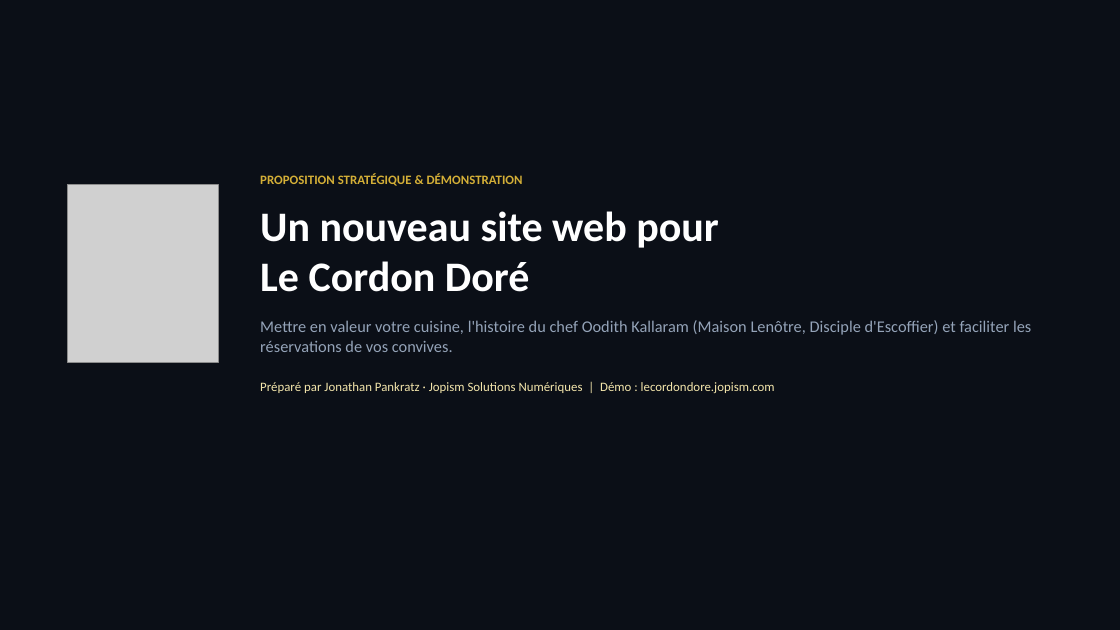
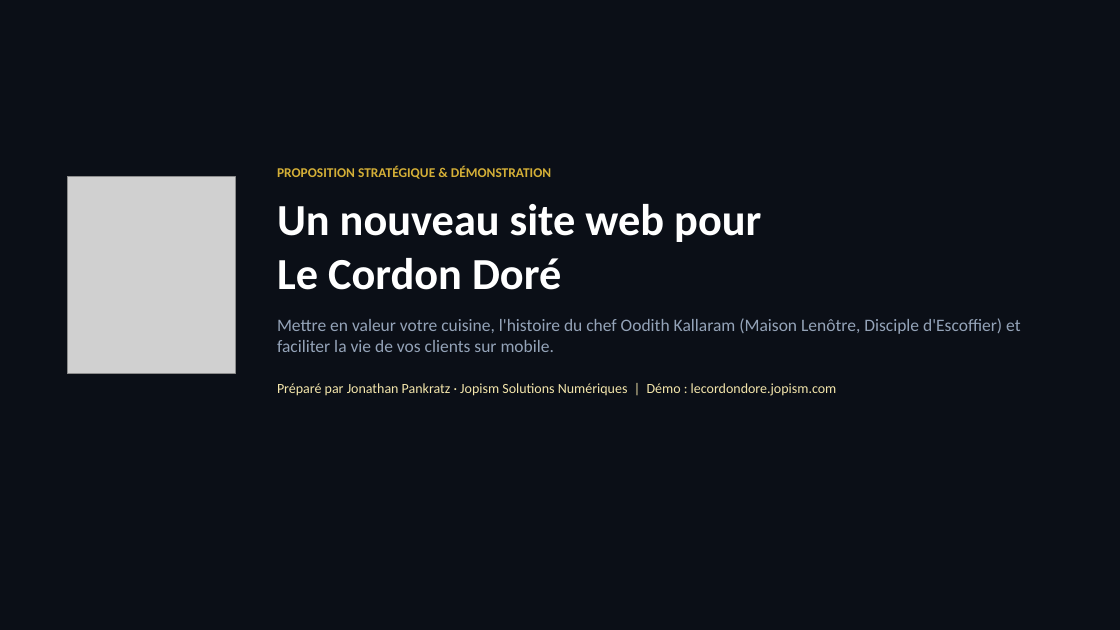
Before and after one commit to JopPank/le-cordon-dore, a slide deck: slide 1 of Presentation-Le-Cordon-Dore.pptx. Drawn at 1120x630 pixels with LibreOffice and Linux fonts; fonts in the diff are those of the drawing; grey boxes stand for pictures. Boxes give left, top, right and bottom in pixels: in the first picture for what was removed or moved away, otherwise in the second. Text is boxed around its words. In the diff, an @@ line names an element or a change of style, - is before the commit and + after.

```diff
--- a/Presentation-Le-Cordon-Dore.pptx
+++ b/Presentation-Le-Cordon-Dore.pptx
@@ picture: place and size @@
-picture at (67, 185, 218, 362)
+picture at (67, 176, 235, 374)
@@ text "PROPOSITION STRATÉGIQUE & DÉMONSTRATION": place and size @@
-text "PROPOSITION STRATÉGIQUE & DÉMONSTRATION" at (260, 174, 1031, 393)
+text "PROPOSITION STRATÉGIQUE & DÉMONSTRATION" at (277, 165, 1020, 396)
@@ text at (277, 165, 837, 396): size 11 to 11.5 pt in "PROPOSITION STRATÉGIQUE & DÉMONSTRATION"; size 36 to 38 pt in "Un nouveau site web pour Le Cordon ..."; size 11 to 12 pt in "Préparé par Jonathan Pankratz · Jopism Solutions ..." @@
@@ text at (277, 318, 1020, 352): text changed; size 14 to 15 pt @@
-Mettre en valeur votre cuisine, l'histoire du chef Oodith Kallaram (Maison Lenôtre, Disciple d'Escoffier) et faciliter les réservations de vos convives.
+Mettre en valeur votre cuisine, l'histoire du chef Oodith Kallaram (Maison Lenôtre, Disciple d'Escoffier) et faciliter la vie de vos clients sur mobile.
```
Also in this commit, not shown: 8 other slides changed, 10 other files.
